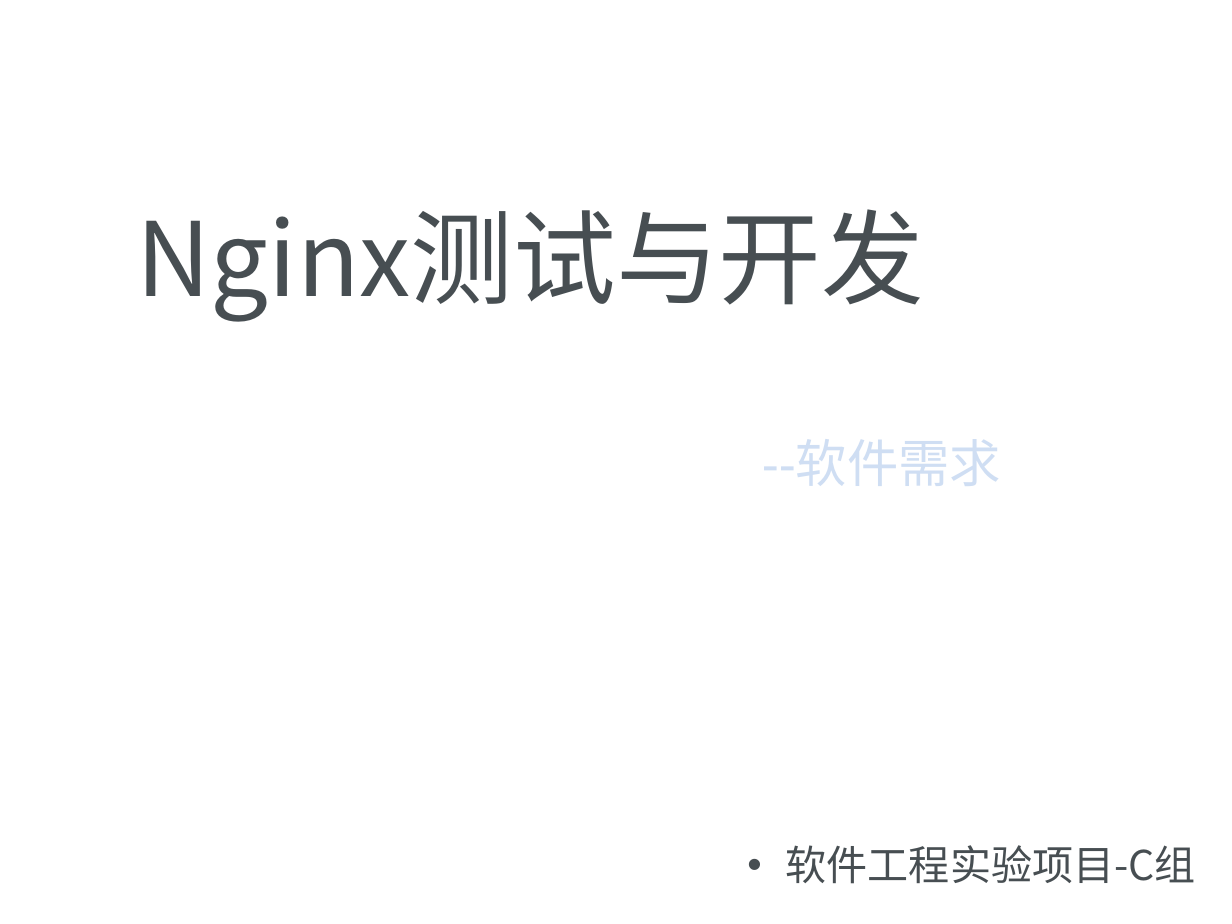
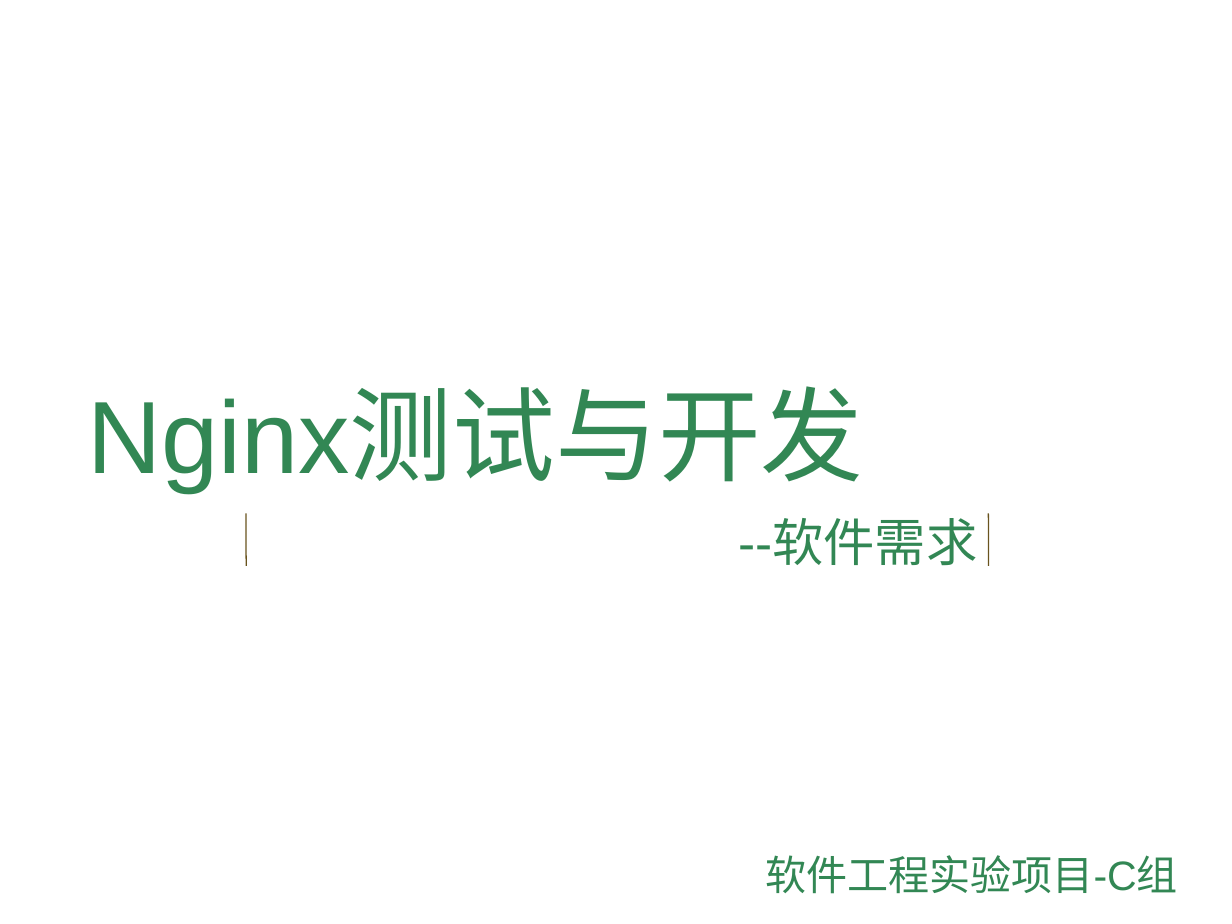
Before and after one commit to bhsei/16TeamC, a slide deck: slide 1 of 2.项目PPT/需求1.0PPT.pptx. Drawn at 1232x924 pixels with LibreOffice and Linux fonts; fonts in the diff are those of the drawing; background and template pictures are left out. Boxes give left, top, right and bottom in pixels: in the first picture for what was removed or moved away, otherwise in the second. Text is boxed around its words. In the diff, an @@ line names an element or a change of style, - is before the commit and + after.

```diff
--- a/2.项目PPT/需求1.0PPT.pptx
+++ b/2.项目PPT/需求1.0PPT.pptx
@@ title "Nginx测试与开发": place and size @@
-title "Nginx测试与开发" at box(137, 209, 925, 322)
+title "Nginx测试与开发" at box(87, 392, 863, 493)
@@ title "Nginx测试与开发" at box(87, 392, 863, 493): font Noto Sans CJK SC to Arial, text colour #474E52 to #328754; vertical alignment middle to top @@
@@ text "--软件需求": place and size @@
-text "--软件需求" at box(786, 845, 1196, 884)
+text "--软件需求" at box(738, 520, 977, 566)
@@ text "--软件需求" at box(738, 520, 977, 566): text colour #CFDEF3 to #328754 @@
@@ line added from (246, 514) to (246, 565), #69531E 0.75 pt @@
@@ line added from (988, 514) to (988, 565), #69531E 0.75 pt @@
@@ subtitle "软件工程实验项目-C组" at box(765, 855, 1178, 894): font Noto Sans CJK SC to Arial, text colour #474E52 to #328754; bullet • to none; line spacing 0.8 to 1.2; less space between paragraphs @@
```
Also in this commit, not shown: 2 other slides changed, 3 slides added, 3 slides removed, 1 other file.
